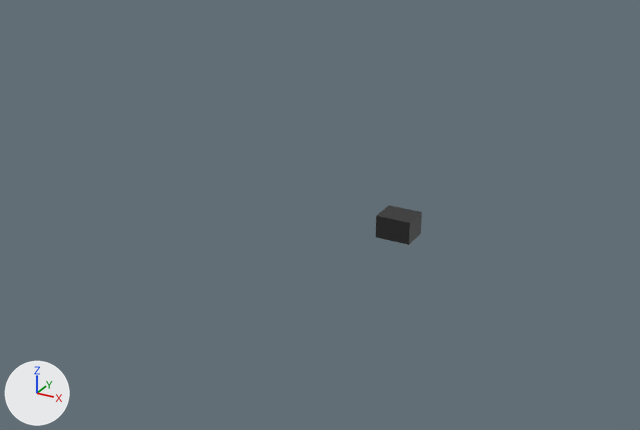
Two versions of the glTF model public/stage.glb, one commit apart.
Camera for both pictures: a camera (50 mm lens) standing at (27.2, -63.4, 31.0) and looking at (-3.2, -8.1, 3.3). Lighting does not change. The marker at lower left points along +X, +Y and +Z. Where no turn or scale is listed for an object, it has been applied to the vertices. Vertices at the same position are counted once.

Objects in the first picture: 'stage'.
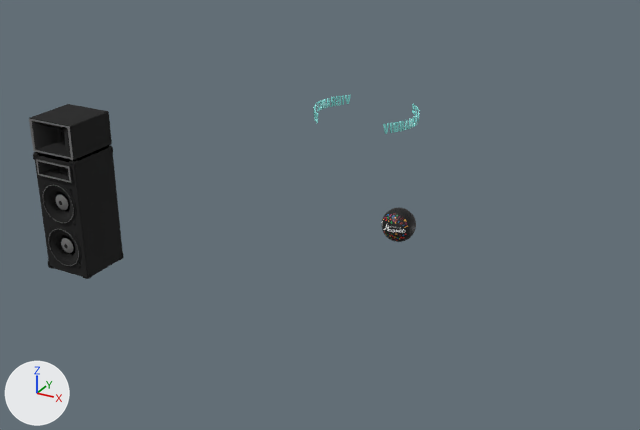
Boxes [x1, y1, x2, y2] around the edits, measured in the pictures (640 x 430 px):
'speakerL', moved, rescaled (not visible before): after [29, 104, 124, 279]
'stage', rescaled (not visible afterwards): before [376, 205, 422, 245]
'vibrancesphere', added (black): after [382, 207, 416, 242]
'board_text', turned, rescaled (not visible before): after [314, 95, 419, 134]

The change, as a diff of the scene's bpy script:
```diff
--- a/public/stage.glb.py
+++ b/public/stage.glb.py
@@ img_untitled2 @@
+img_untitled2 = load_image('Untitled2', '_unpacked/Untitled2', 1024, 1024, 'sRGB')
@@ mat_material_002 @@
+mat_material_002 = principled_material('Material.002')
+mat_material_002.texture = img_untitled2
@@ me_mesh @@
 me_mesh.from_pydata(...)  # 1371 vertices, 2507 faces; spans x -2.84..0.58, y -1.63..1.69, z -4.85..4.87
 # used by ob_speakerl; parent = ob_root; location = (17.46, -19.62, 5.04); scale = (0.0, 0.0, 0.0)
+# me_mesh part 1: the whole mesh is moved by (0.64, -0.04, 4.79)
 me_mesh.materials.append(mat_speaker_outer)
@@ me_sphere @@
+me_sphere.from_pydata(...)  # 482 vertices, 960 faces; spans x -1.45..1.45, y -1.45..1.45, z -1.46..1.46
+me_sphere.materials.append(mat_material_002)  # picture img_untitled2
@@ ob_board_text @@
 ob_board_text.location = (7.256, 0.201, 11.77)
-ob_board_text.scale = (0.0, 0.0, 0.0)
+ob_board_text.rotation_euler = (-1.571, 1.571, 0.0)  # degrees (-90, 90, 0)
+ob_board_text.scale = (1.13, 0.848, 0.848)
@@ ob_speakerl @@
 ob_speakerl.parent = ob_root
-ob_speakerl.location = (17.46, -19.62, 5.04)
-ob_speakerl.scale = (0.0, 0.0, 0.0)
+ob_speakerl.location = (17.46, -19.62, -0.904)
+ob_speakerl.scale = (1.27, 1.27, 1.27)
@@ ob_stage @@
 ob_stage.location = (0.0, 0.0, 0.0)
-ob_stage.scale = (0.116, 0.0869, 1.0)
+ob_stage.scale = (0.0, 0.0, 0.0)
@@ ob_vibrancesphere @@
+ob_vibrancesphere = bpy.data.objects.new('vibrancesphere', me_sphere)
+ob_vibrancesphere.location = (0.0, 0.0, 0.0)
```
